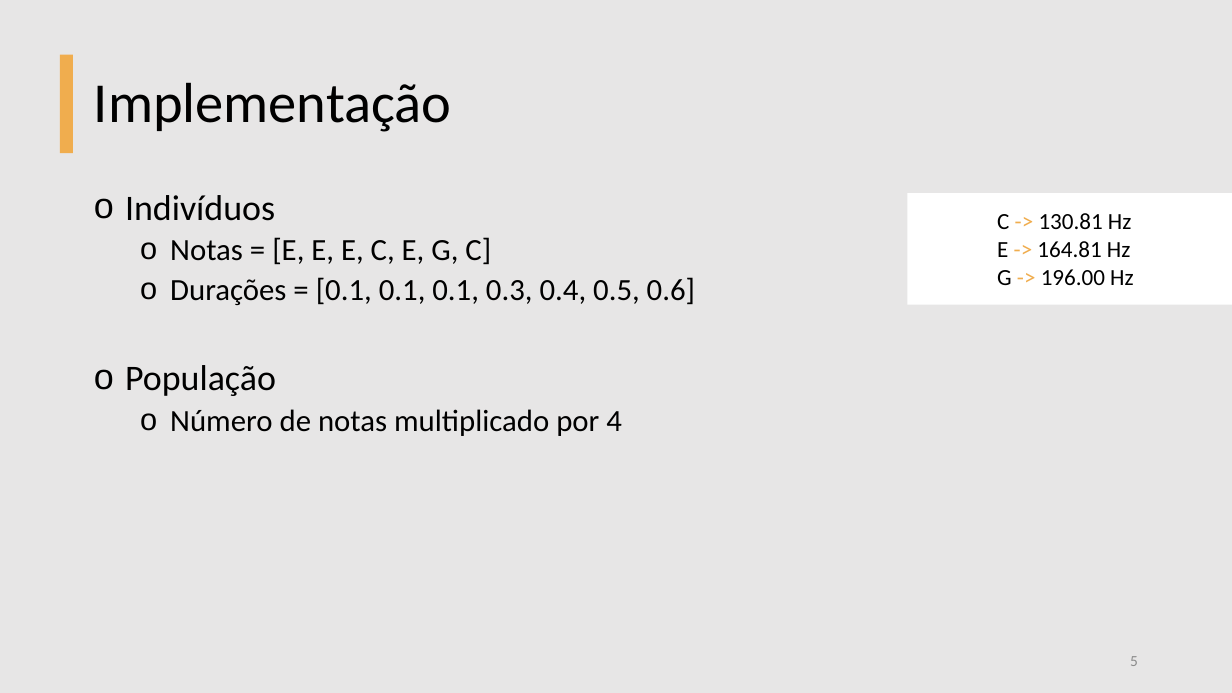
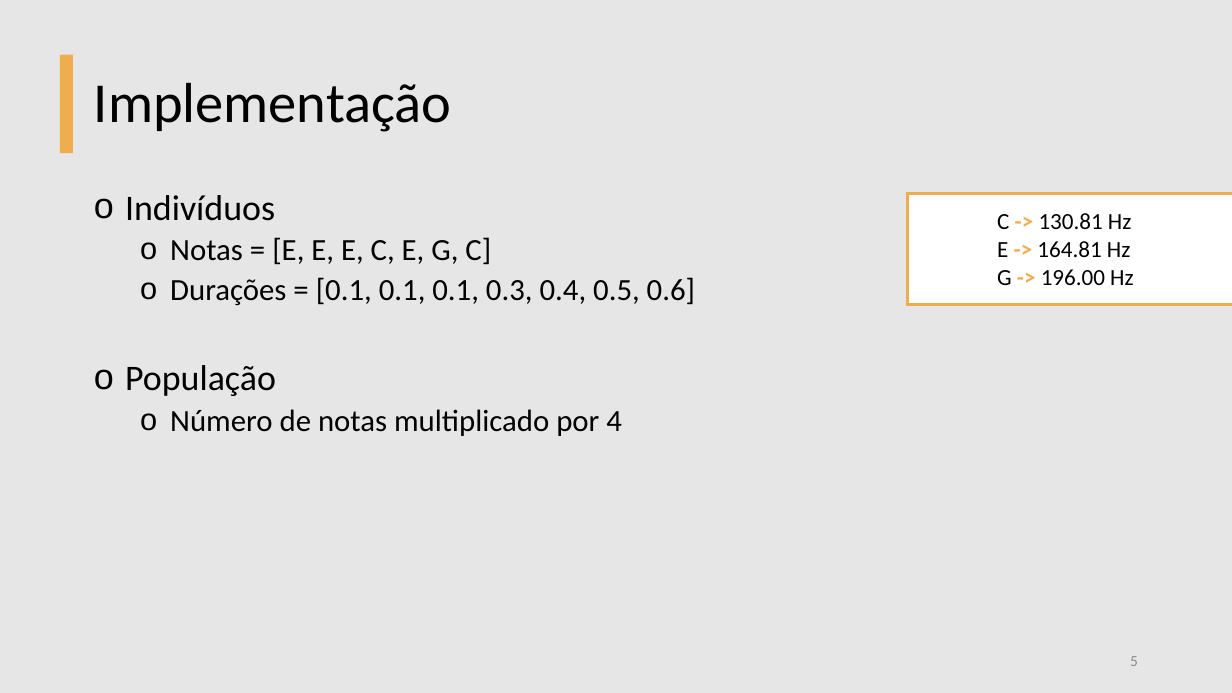
Before and after one commit to BeholderDEV/genetic-music-maker, a slide deck: slide 5 of Genetic Music.pptx. Drawn at 1232x693 pixels with LibreOffice and Linux fonts; fonts in the diff are those of the drawing. Boxes give left, top, right and bottom in pixels: in the first picture for what was removed or moved away, otherwise in the second. Text is boxed around its words. In the diff, an @@ line names an element or a change of style, - is before the commit and + after.

```diff
--- a/Genetic Music.pptx
+++ b/Genetic Music.pptx
@@ rectangle at bbox=[908, 193, 1232, 305]: outline none to #F0AD4E 2.25 pt @@
```
Also in this commit, not shown: 6 other slides changed.
